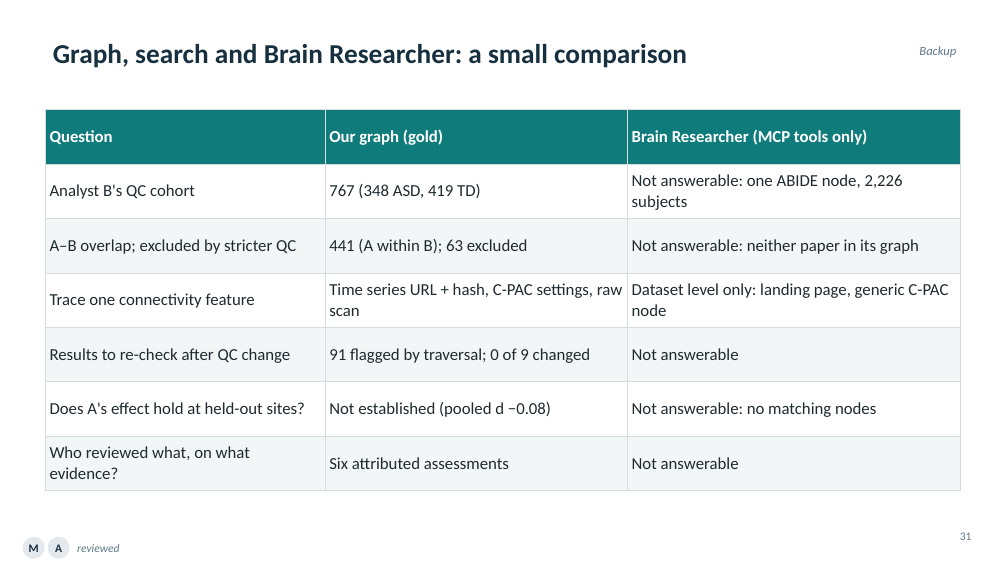
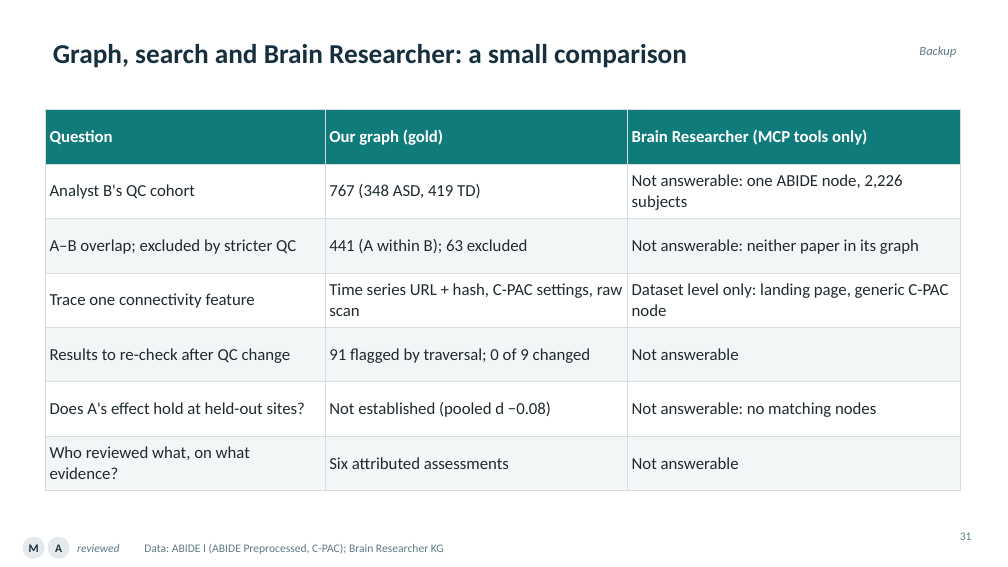
Before and after one commit to ReproNim/llm-workshop-kg, a slide deck: slide 31 of slides/Knowledge_Graphs_Skills_Neuroimaging_v4.pptx. Drawn at 1008x567 pixels with LibreOffice and Linux fonts; fonts in the diff are those of the drawing. Boxes give left, top, right and bottom in pixels: in the first picture for what was removed or moved away, otherwise in the second. Text is boxed around its words. In the diff, an @@ line names an element or a change of style, - is before the commit and + after.

```diff
--- a/slides/Knowledge_Graphs_Skills_Neuroimaging_v4.pptx
+++ b/slides/Knowledge_Graphs_Skills_Neuroimaging_v4.pptx
@@ text added at bbox=[144, 544, 444, 554], 11 pt, text #5E7A88 @@
+Data: ABIDE I (ABIDE Preprocessed, C-PAC); Brain Researcher KG
```
Also in this commit, not shown: 53 other slides changed, 2 slides added, 2 slides removed, 1 other file.
